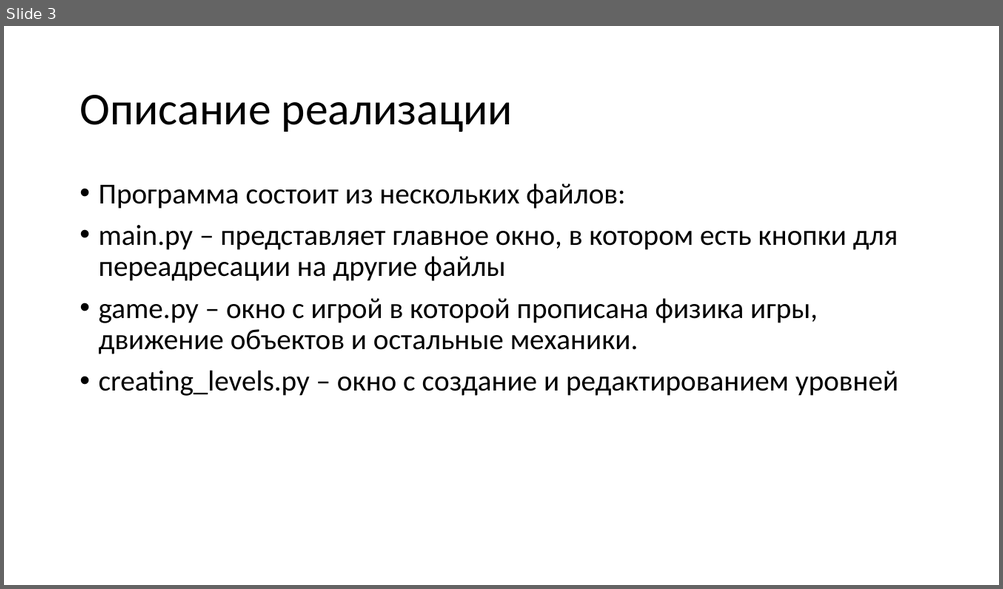
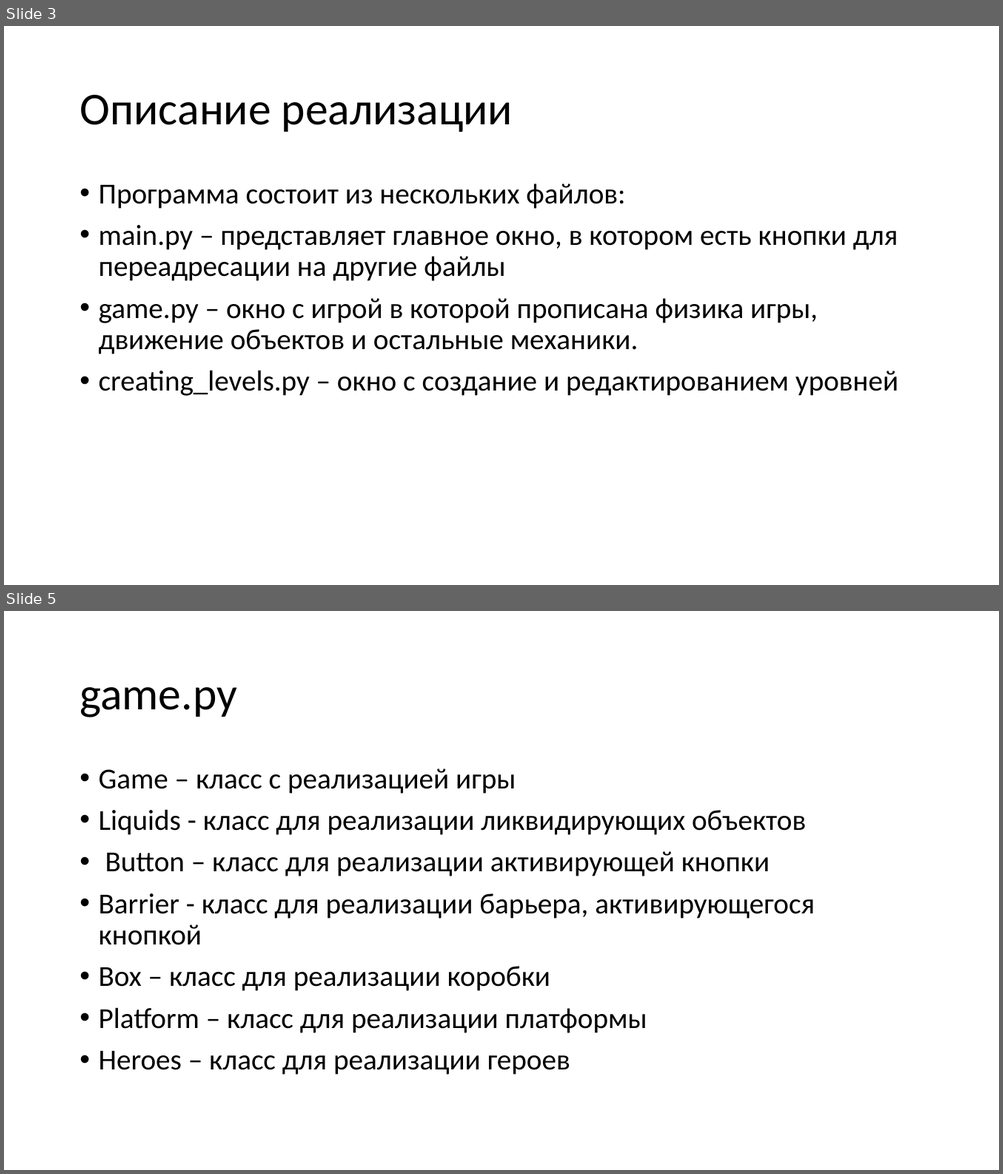
Before and after one commit to cheeeeel/fire-and-water, a slide deck: общие/презетация.pptx. Shown one above the other, each under a label of ours: slide 3 before the commit, slides 3 and 5 after it; the slides between them are not shown. The pictures are 1003x589 and 1003x1174 pixels, drawn with LibreOffice and Linux fonts; fonts in the diff are those of the drawing. Boxes give left, top, right and bottom in pixels: in the first picture for what was removed or moved away, otherwise in the second. Text is boxed around its words. In the diff, an @@ line names an element or a change of style, - is before the commit and + after.

```diff
--- a/общие/презетация.pptx
+++ b/общие/презетация.pptx
@@ slide 5 added at [4,611,999,1170], background #FFFFFF @@
@@ title added at [79,687,237,718], 44 pt, text #000000 @@
+game.py
@@ text added at [99,769,814,1075], 28 pt, text #000000 @@
+• Game – класс с реализацией игры
+• Liquids - класс для реализации ликвидирующих объектов
+• Button – класс для реализации активирующей кнопки
+• Barrier - класс для реализации барьера, активирующегося кнопкой
+• Box – класс для реализации коробки
+• Platform – класс для реализации платформы
+• Heroes – класс для реализации героев
```
Also in this commit, not shown: 1 slide changed, 2 other slides added, 2 other files.
